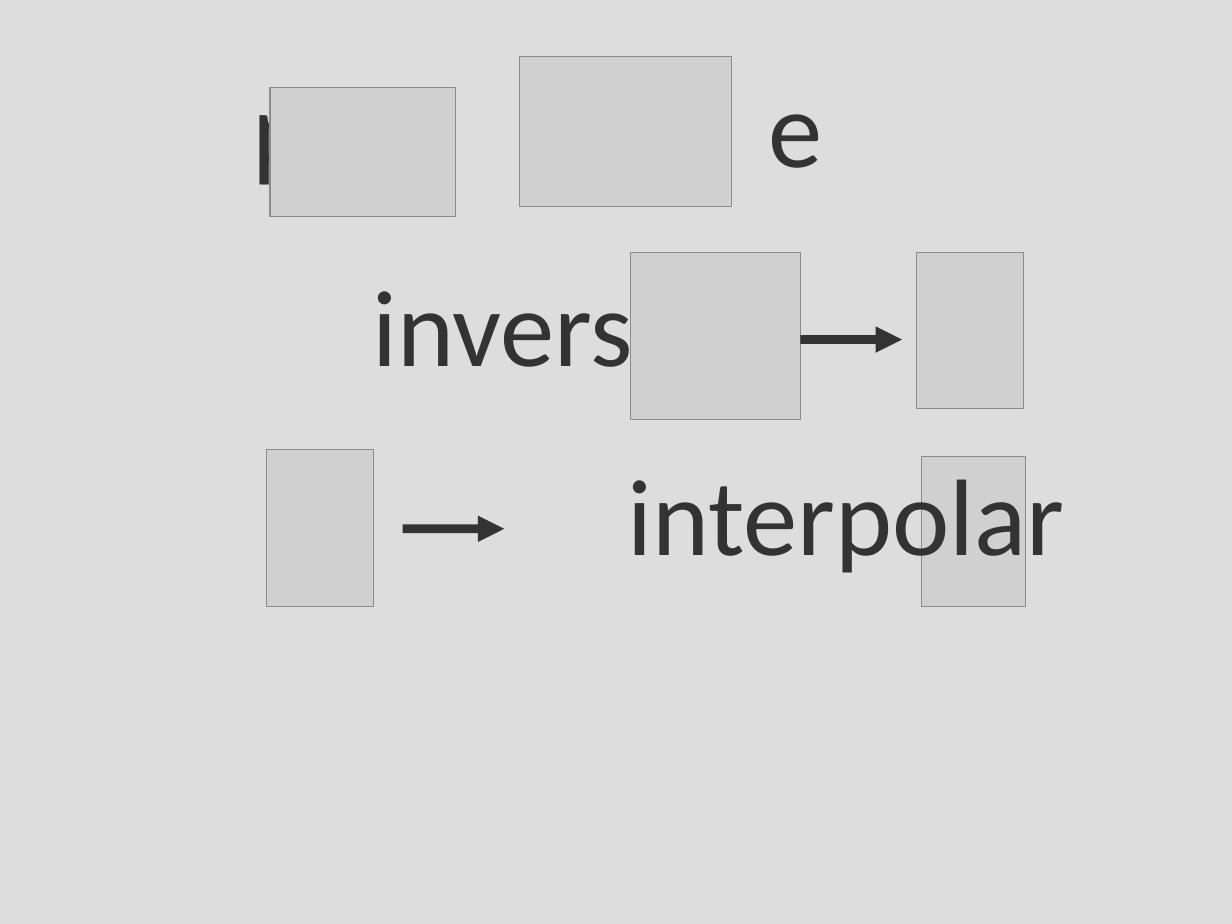
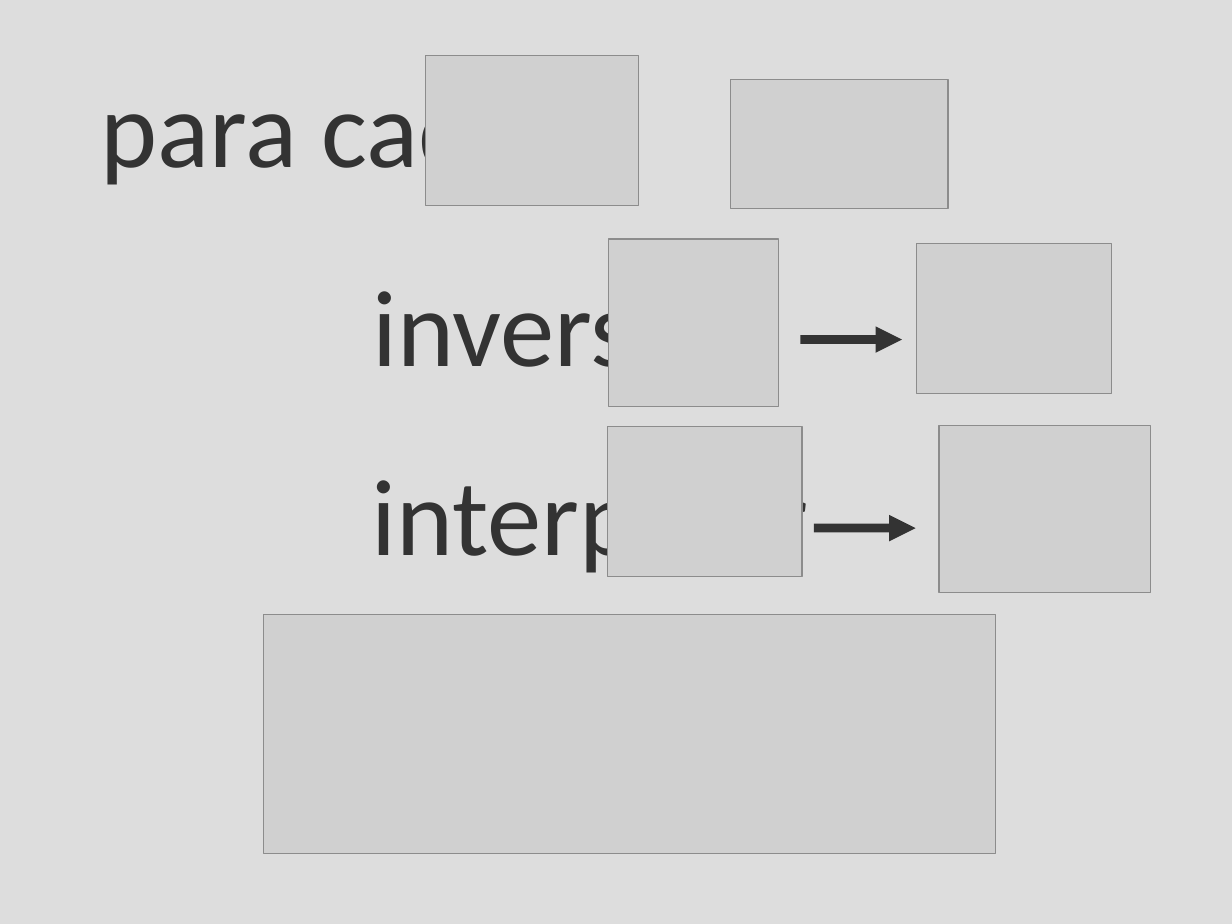
Before and after one commit to leouieda/phd-thesis, a slide deck: slide 94 of presentation/moho.odp (slide 91 before the commit). Drawn at 1232x924 pixels with LibreOffice and Linux fonts; fonts in the diff are those of the drawing; grey boxes stand for pictures. Boxes give left, top, right and bottom in pixels: in the first picture for what was removed or moved away, otherwise in the second. Text is boxed around its words. In the diff, an @@ line names an element or a change of style, - is before the commit and + after.

```diff
--- a/presentation/moho.odp
+++ b/presentation/moho.odp
@@ picture: place and size @@
-picture at bbox=[520, 57, 732, 207]
+picture at bbox=[426, 55, 639, 205]
@@ text at bbox=[100, 77, 950, 193]: text changed @@
-para e
+para cada e :
@@ picture: place and size @@
-picture at bbox=[271, 87, 456, 217]
+picture at bbox=[730, 79, 948, 209]
@@ picture: place and size @@
-picture at bbox=[631, 253, 800, 420]
+picture at bbox=[608, 239, 778, 407]
@@ picture: place and size @@
-picture at bbox=[917, 253, 1024, 409]
+picture at bbox=[917, 244, 1111, 394]
@@ text "interpolar" rewrapped from bbox=[628, 465, 1065, 581] to bbox=[371, 465, 808, 577] @@
@@ picture: place and size @@
-picture at bbox=[267, 449, 375, 606]
+picture at bbox=[607, 427, 802, 577]
@@ picture: place and size @@
-picture at bbox=[922, 456, 1026, 606]
+picture at bbox=[939, 426, 1150, 594]
@@ arrow moved from (402, 529) - (504, 529) to (814, 528) - (916, 528) @@
@@ picture added at bbox=[264, 615, 997, 854] @@
@@ rectangle removed at bbox=[233, 631, 902, 902] @@
```
Also in this commit, not shown: 17 other slides changed, 12 slides added, 11 slides removed.
